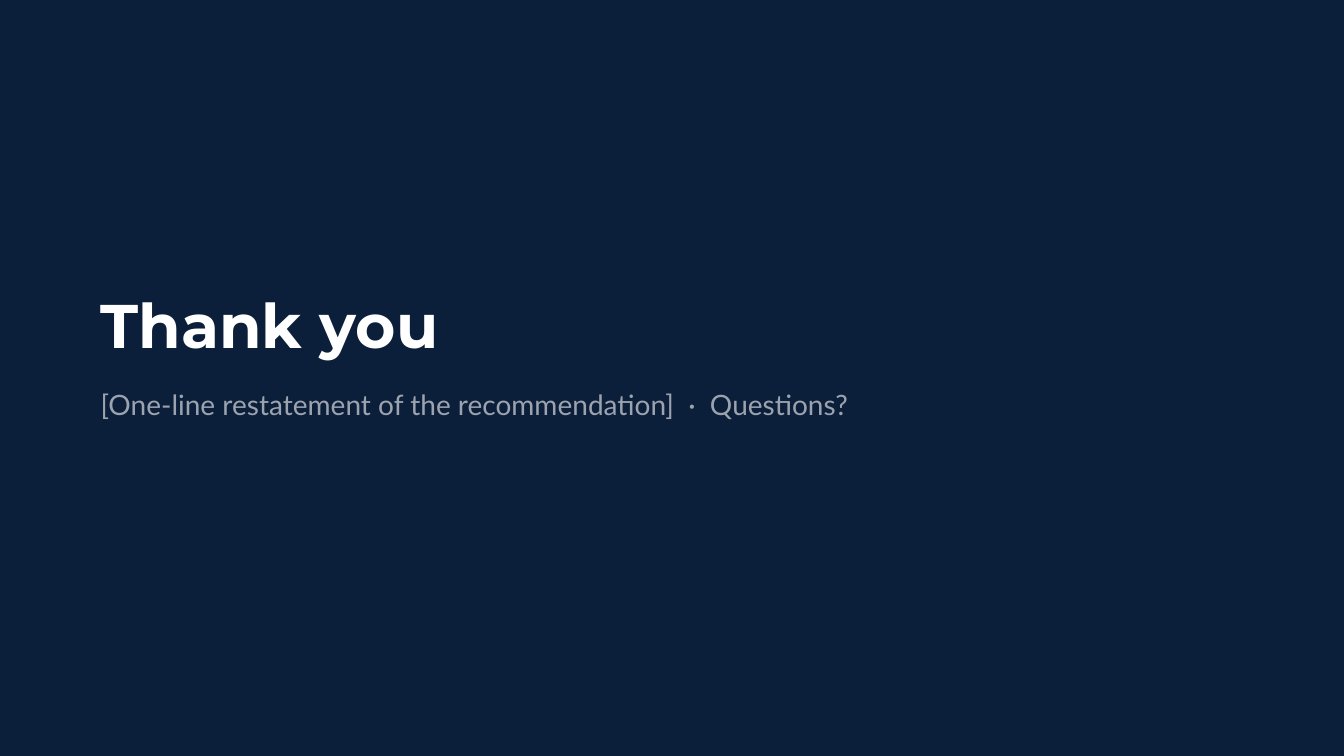
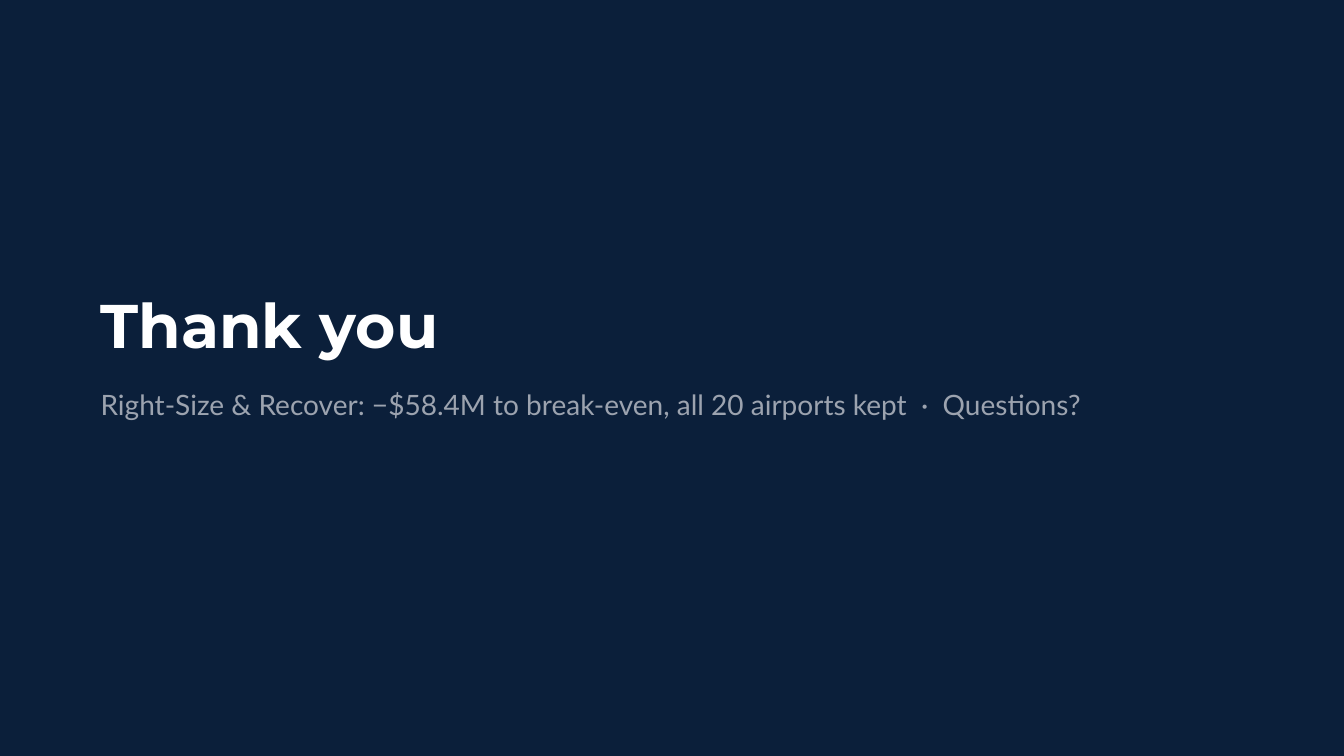
Before and after one commit to Random-Alpaca/Bolt26Airline, a slide deck: slide 21 of slides/NorthByte_FirstByte2026_template.pptx (slide 22 before the commit). Drawn at 1344x756 pixels with LibreOffice and Linux fonts; fonts in the diff are those of the drawing. Boxes give left, top, right and bottom in pixels: in the first picture for what was removed or moved away, otherwise in the second. Text is boxed around its words. In the diff, an @@ line names an element or a change of style, - is before the commit and + after.

```diff
--- a/slides/NorthByte_FirstByte2026_template.pptx
+++ b/slides/NorthByte_FirstByte2026_template.pptx
@@ text at (x1=101, y1=392, x2=1081, y2=420): text changed @@
-[One-line restatement of the recommendation] · Questions?
+Right-Size & Recover: −$58.4M to break-even, all 20 airports kept · Questions?
```
Also in this commit, not shown: 18 other slides changed, 1 slide removed, 10 other files.
